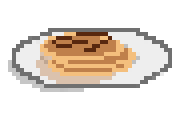
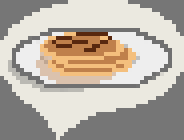
Two versions of the same layered image (184x140). Layer-by-layer changes:
showed "Layer 1" over [0, 0, 184, 140]
showed "Layer 3" over [0, 0, 184, 140]
